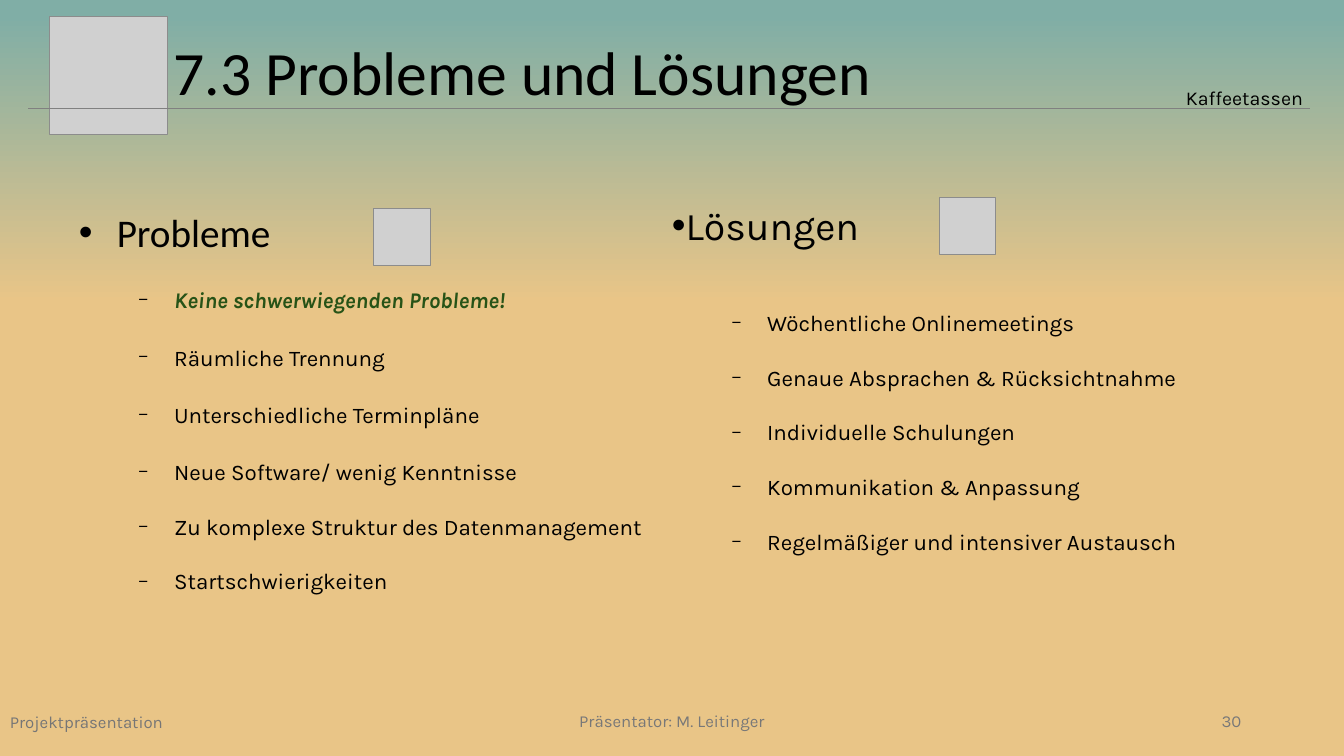
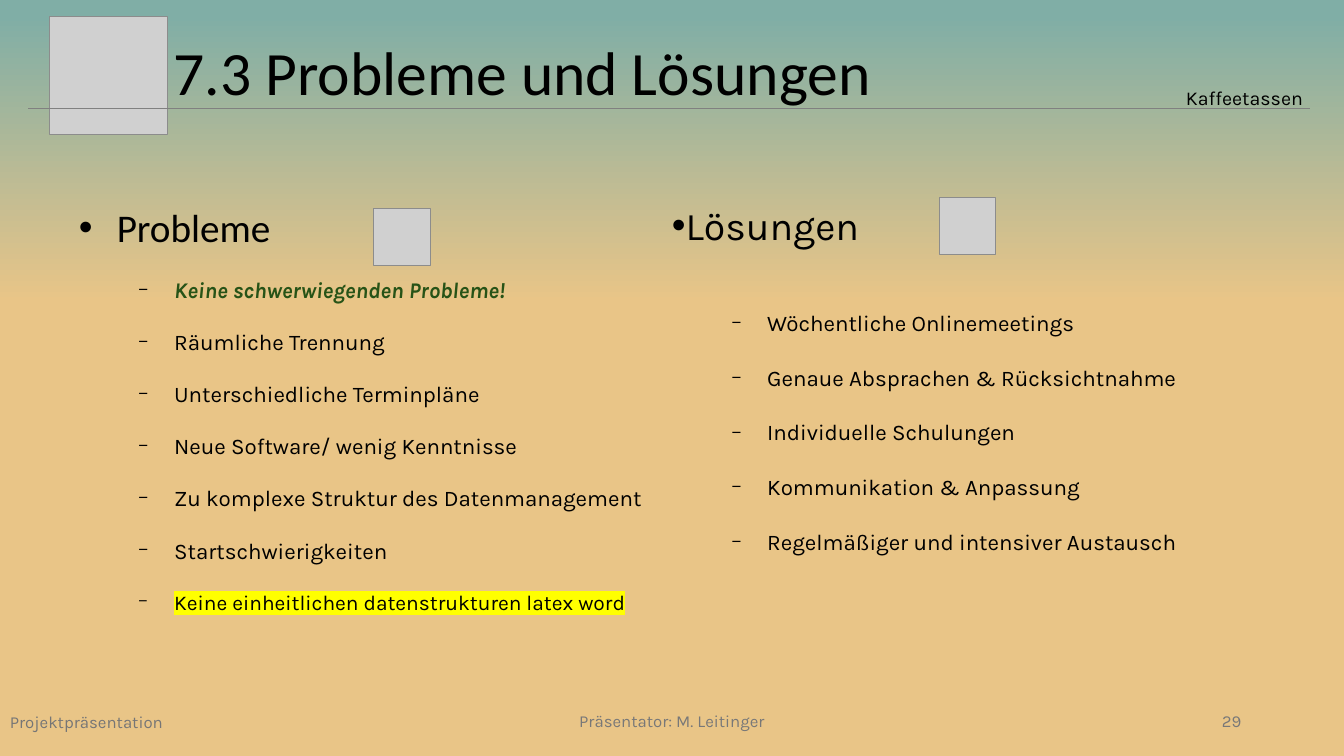
Before and after one commit to Beatlex/KaffeeContainer, a slide deck: slide 29 of Projektpräsentation/Powerpoint/Projektpräsentation V8m.pptx (slide 30 before the commit). Drawn at 1344x756 pixels with LibreOffice and Linux fonts; fonts in the diff are those of the drawing; grey boxes stand for pictures. Boxes give left, top, right and bottom in pixels: in the first picture for what was removed or moved away, otherwise in the second. Text is boxed around its words. In the diff, an @@ line names an element or a change of style, - is before the commit and + after.

```diff
--- a/Projektpräsentation/Powerpoint/Projektpräsentation V8m.pptx
+++ b/Projektpräsentation/Powerpoint/Projektpräsentation V8m.pptx
@@ text at (117, 214, 642, 565): line spacing 1 to 0.9; line spacing 0.9 to 0.8 @@
@@ text at (174, 590, 625, 611): paragraph added @@
+  − Keine einheitlichen datenstrukturen latex word
@@ page number at (1222, 716, 1241, 727): text changed @@
-30
+29
```
Also in this commit, not shown: 8 other slides changed, 2 slides removed.
